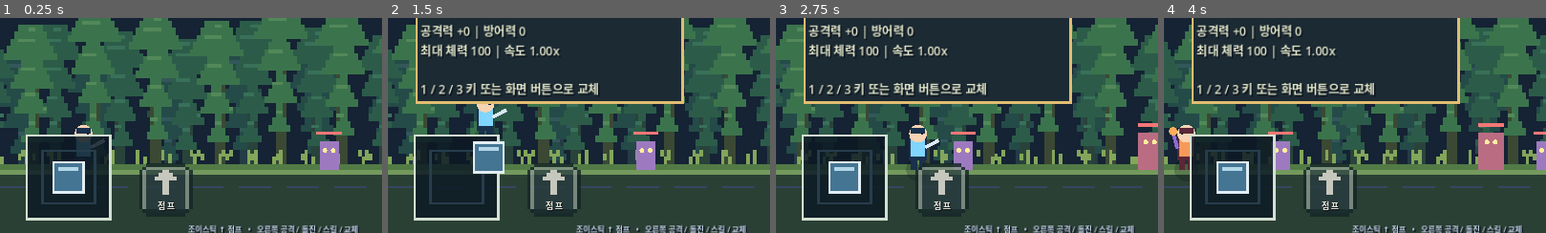
Above: before the commit, frames 1-4 (left to right).
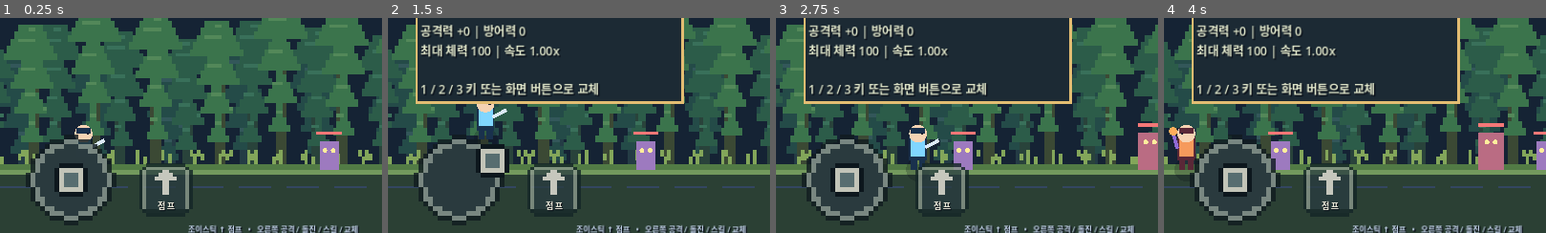
Above: after the commit, the same moments.

Repository: ogw07222-tech/eclipse
Game: Godot game, scene res://scenes/main.tscn
Two runs of this game, one before a commit and one after it. Both use one fixed random seed, a clock stepped at 60 frames per second and the inputs below.
Inputs (mouse positions are % of the whole screen's width and height, from its top left):
- Up to frame 1 (0.25 s): no input
- Up to frame 2 (1.5 s): click "장비" at 0.5 s; tap Enter at 1.25 s; drag from (9, 83) to (60, 28) at 1.27 s
- Up to frame 3 (2.75 s): drag from (30, 55) to (45, 70) at 2.02 s
- Up to frame 4 (4 s): move the mouse to (60, 28) at 2.77 s; hold A (left) 2.78-3.5 s; tap L (swap) at 2.85 s; drag from (45, 70) to (20, 35) at 3.52 s
The pictures show only the part of the screen within x 0-50%, y 46-96%; the shares and areas given below are measured in that part.

The runs differ from the first frame. In frame 1, 7.0% of the frame differs, in the area x 6-31%, y 54-97%; in frame 2, 7.4%, in the area x 6-32%, y 54-97%; in frame 3, 6.8%; in frame 4, 7.0%.

Commit message:
feat: replace square joystick with chunky pixel-art round pad

Diff:
--- a/scripts/touch_joystick.gd
+++ b/scripts/touch_joystick.gd
@@ -42,13 +42,20 @@
 	var x := 0.0 if absf(stick.x) < DEAD_ZONE else stick.x
 	direction_changed.emit(x, stick.y < -0.52)
 	queue_redraw()
+func _pixel_disk(center: Vector2, radius: float, color: Color) -> void:
+	var cell := 8.0
+	for yy in range(-10, 11):
+		for xx in range(-10, 11):
+			var p := Vector2(float(xx) * cell, float(yy) * cell)
+			if p.length_squared() <= radius * radius:
+				draw_rect(Rect2((center + p).round(), Vector2(cell, cell)), color)
+
 func _draw() -> void:
 	var center := (size * 0.5).round()
-	var base := Rect2(center - Vector2(70, 70), Vector2(140, 140))
-	draw_rect(base, Color("#0c1924", 0.84))
-	draw_rect(base, Color("#d4e0d2"), false, 4.0, false)
-	draw_rect(Rect2(center - Vector2(44, 44), Vector2(88, 88)), Color("#263d4c"), false, 4.0, false)
-	var knob := (center + stick * MAX_RADIUS).round()
-	draw_rect(Rect2(knob - Vector2(25, 25), Vector2(50, 50)), Color("#447593"))
-	draw_rect(Rect2(knob - Vector2(25, 25), Vector2(50, 50)), Color("#e2edf3"), false, 4.0, false)
-	draw_rect(Rect2(knob - Vector2(17, 17), Vector2(34, 6)), Color("#b3d6e8"))
+	_pixel_disk(center, 73.0, Color("#101b20", 0.82))
+	_pixel_disk(center, 65.0, Color("#84928b", 0.9))
+	_pixel_disk(center, 57.0, Color("#213137", 0.9))
+	var knob := (center + stick * MAX_RADIUS).snapped(Vector2(8, 8))
+	_pixel_disk(knob, 30.0, Color("#0d171d"))
+	_pixel_disk(knob, 23.0, Color("#c2c4b8"))
+	_pixel_disk(knob, 15.0, Color("#576d70"))
